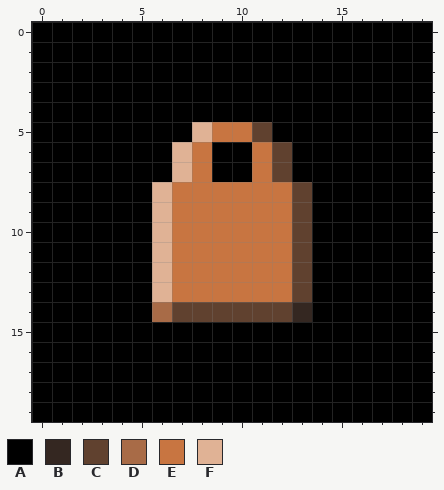
Two versions of one pixel-art sprite, resources/item.png. Above, as it was before the edit.
The file is 200x200 pixels, drawn in blocks of 10x10; one block is one cell here.
Palette (. is transparent): A #000000  B #342721  C #60412f  D #a86b47  E #c87541  F #e0b295
Once edited:
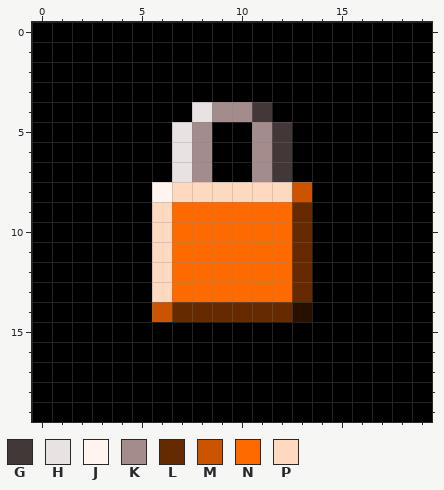
Colours new in this view: G #423838  H #e8e2e2  J #fff5ee  K #a58c8c  L #662a00  M #cc5400  N #ff6a00  P #ffd9bf
Change:
colour B: #342721 -> #281000
Changed rows in their new state; - is a pixel that keeps its letter.
first column x 6:
 4 --HKKG--
 5 -HKAAKG-
 6 -HK--KG-
 7 -HK--KG-
 8 JPPPPPPM
 9 PNNNNNNL
10 PNNNNNNL
11 PNNNNNNL
12 PNNNNNNL
13 PNNNNNNL
14 MLLLLLL-
